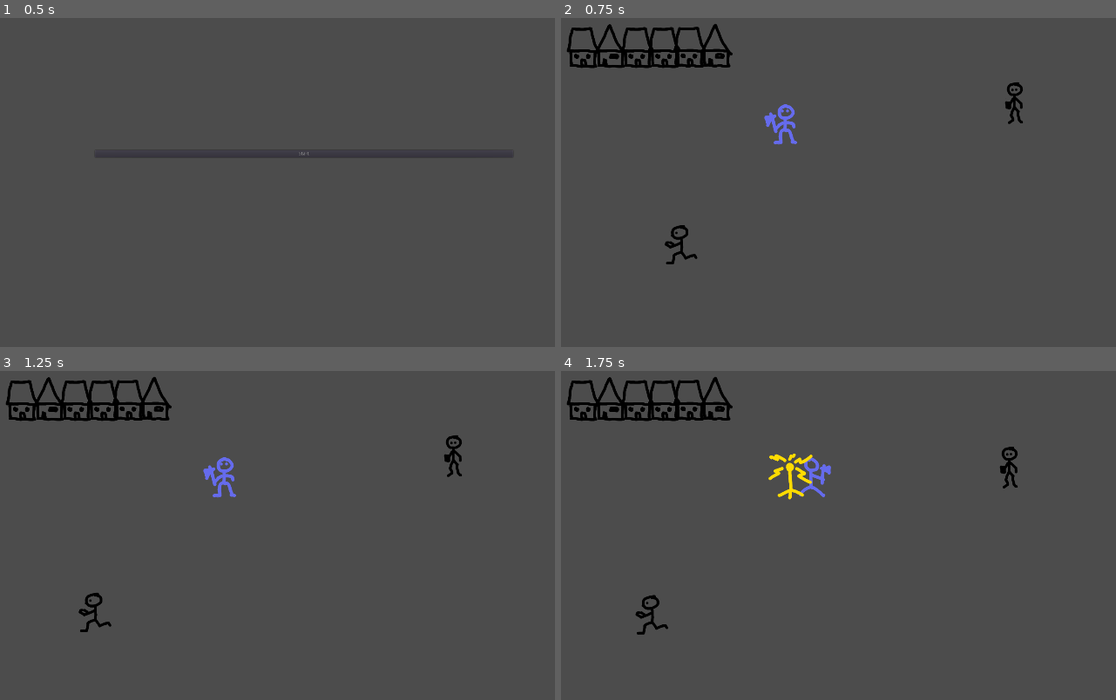
Above: before the commit, frames 1-4 (two rows, left to right).
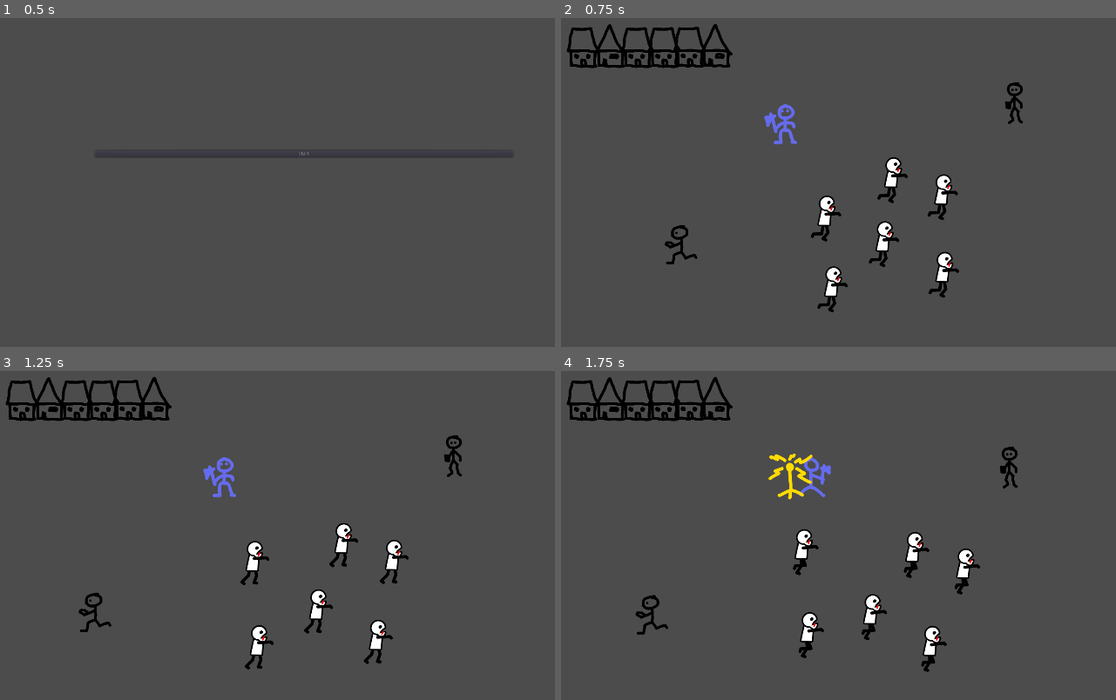
Above: after the commit, the same moments.

Repository: MartiniMoe/zombieswarm
Game: Godot game, scene res://menu/Menu.tscn
The game is run twice, just before and just after one commit, with the same random seed, the same clock (stepped at 60 frames per second) and the same inputs.
Inputs:
- Up to frame 1 (0.5 s): no input
- Up to frame 2 (0.75 s): click "Start" at 0.5 s
- Up to frame 3 (1.25 s): no input
- Up to frame 4 (1.75 s): hold Right (walk_right) from 1.28 s (still down); tap Space (place_repeller) at 1.35 s

Frame 1 is identical in both runs. In frame 2, 1.8% of the frame differs, in the area x 45-72%, y 42-90%; in frame 3, 1.7%; in frame 4, 1.8%.

Commit message:
add zombie swarm

Diff:
--- a/godot_project/level01/Level01.tscn
+++ b/godot_project/level01/Level01.tscn
@@ -1,9 +1,10 @@
-[gd_scene load_steps=7 format=2]
+[gd_scene load_steps=8 format=2]
 
 [ext_resource path="res://player/Player.tscn" type="PackedScene" id=1]
 [ext_resource path="res://pedestrian/Pedestrian.tscn" type="PackedScene" id=2]
 [ext_resource path="res://gebaeude/House01.tscn" type="PackedScene" id=3]
 [ext_resource path="res://gebaeude/House02.tscn" type="PackedScene" id=4]
+[ext_resource path="res://zombies/Zombie.tscn" type="PackedScene" id=5]
 
 [sub_resource type="RectangleShape2D" id=1]
 
@@ -57,6 +58,7 @@
 [node name="Player" parent="." index="1" instance=ExtResource( 1 )]
 
 position = Vector2( 742.01, 457.48 )
+_sections_unfolded = [ "Transform", "Z Index" ]
 
 [node name="Pedestrian" parent="." index="2" instance=ExtResource( 2 )]
 
@@ -89,3 +91,27 @@
 [node name="House06" parent="." index="9" instance=ExtResource( 4 )]
 
 position = Vector2( 551.214, 241.477 )
+
+[node name="Zombie" parent="." index="10" instance=ExtResource( 5 )]
+
+position = Vector2( 1030.79, 607.003 )
+
+[node name="Zombie2" parent="." index="11" instance=ExtResource( 5 )]
+
+position = Vector2( 1169.59, 653.268 )
+
+[node name="Zombie3" parent="." index="12" instance=ExtResource( 5 )]
+
+position = Vector2( 1015.99, 780.961 )
+
+[node name="Zombie4" parent="." index="13" instance=ExtResource( 5 )]
+
+position = Vector2( 1180.69, 864.239 )
+
+[node name="Zombie5" parent="." index="14" instance=ExtResource( 5 )]
+
+position = Vector2( 864.239, 718.04 )
+
+[node name="Zombie6" parent="." index="15" instance=ExtResource( 5 )]
+
+position = Vector2( 877.193, 906.803 )
--- a/godot_project/zombies/Zombie.tscn
+++ b/godot_project/zombies/Zombie.tscn
@@ -1,18 +1,30 @@
-[gd_scene load_steps=5 format=2]
+[gd_scene load_steps=9 format=2]
 
 [ext_resource path="res://zombies/Zombie.gd" type="Script" id=1]
-[ext_resource path="res://zombies/zombie-down.png" type="Texture" id=2]
+[ext_resource path="res://zombies/zombie-right-1.png" type="Texture" id=2]
+[ext_resource path="res://zombies/zombie-right-2.png" type="Texture" id=3]
+[ext_resource path="res://zombies/zombie-right-3.png" type="Texture" id=4]
+[ext_resource path="res://zombies/zombie-right-4.png" type="Texture" id=5]
 
 [sub_resource type="CapsuleShape2D" id=1]
 
 custom_solver_bias = 0.0
-radius = 40.0
-height = 30.0
+radius = 20.0
+height = 1.0
 
 [sub_resource type="CircleShape2D" id=2]
 
 custom_solver_bias = 0.0
 radius = 150.0
+
+[sub_resource type="SpriteFrames" id=3]
+
+animations = [ {
+"frames": [ ExtResource( 2 ), ExtResource( 3 ), ExtResource( 4 ), ExtResource( 5 ) ],
+"loop": true,
+"name": "default",
+"speed": 5.0
+} ]
 
 [node name="Zombie" type="KinematicBody2D" groups=[
 "zombie",
@@ -24,16 +36,12 @@
 collision/safe_margin = 0.08
 script = ExtResource( 1 )
 
-[node name="Sprite" type="Sprite" parent="." index="0"]
+[node name="CollisionShape2D" type="CollisionShape2D" parent="." index="0"]
 
-texture = ExtResource( 2 )
-
-[node name="CollisionShape2D" type="CollisionShape2D" parent="." index="1"]
-
-position = Vector2( 0, 5 )
+position = Vector2( 0, 43 )
 shape = SubResource( 1 )
 
-[node name="Neighbourarea" type="Area2D" parent="." index="2"]
+[node name="Neighbourarea" type="Area2D" parent="." index="1"]
 
 input_pickable = true
 gravity_vec = Vector2( 0, 1 )
@@ -47,3 +55,10 @@
 [node name="CollisionShape2D" type="CollisionShape2D" parent="Neighbourarea" index="0"]
 
 shape = SubResource( 2 )
+
+[node name="AnimatedSprite" type="AnimatedSprite" parent="." index="2"]
+
+frames = SubResource( 3 )
+animation = "default"
+frame = 1
+playing = true
Not shown, added: godot_project/zombies/zombie-right-1.png.import
Not shown, added: godot_project/zombies/zombie-right-2.png.import
Not shown, added: godot_project/zombies/zombie-right-3.png.import
Not shown, added: godot_project/zombies/zombie-right-4.png.import
Not shown, added: godot_project/zombies/zombies.svg.import
